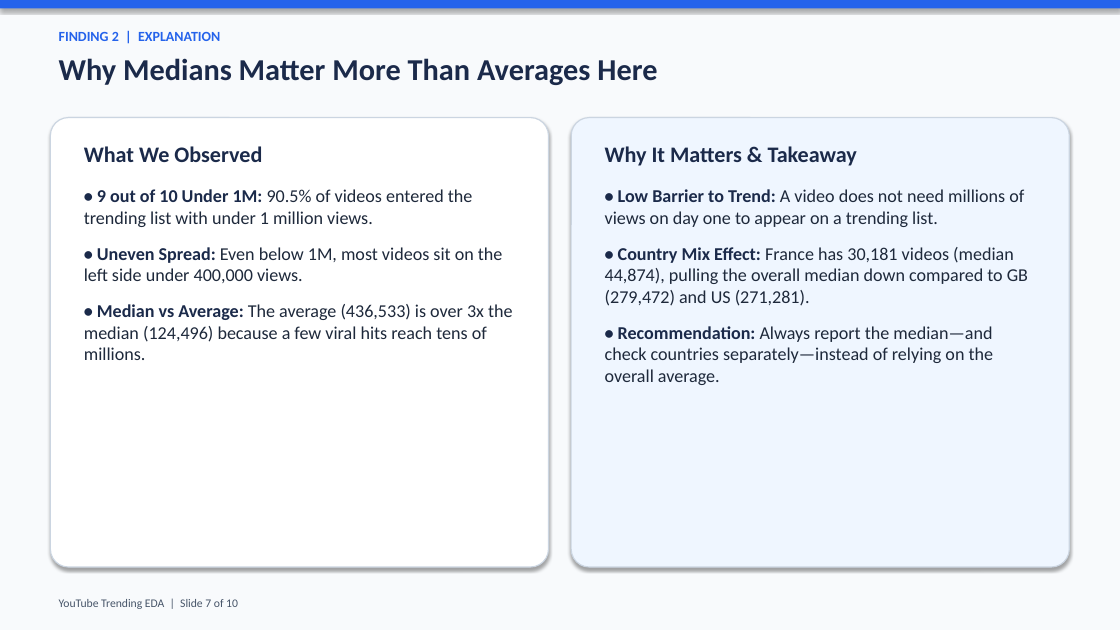
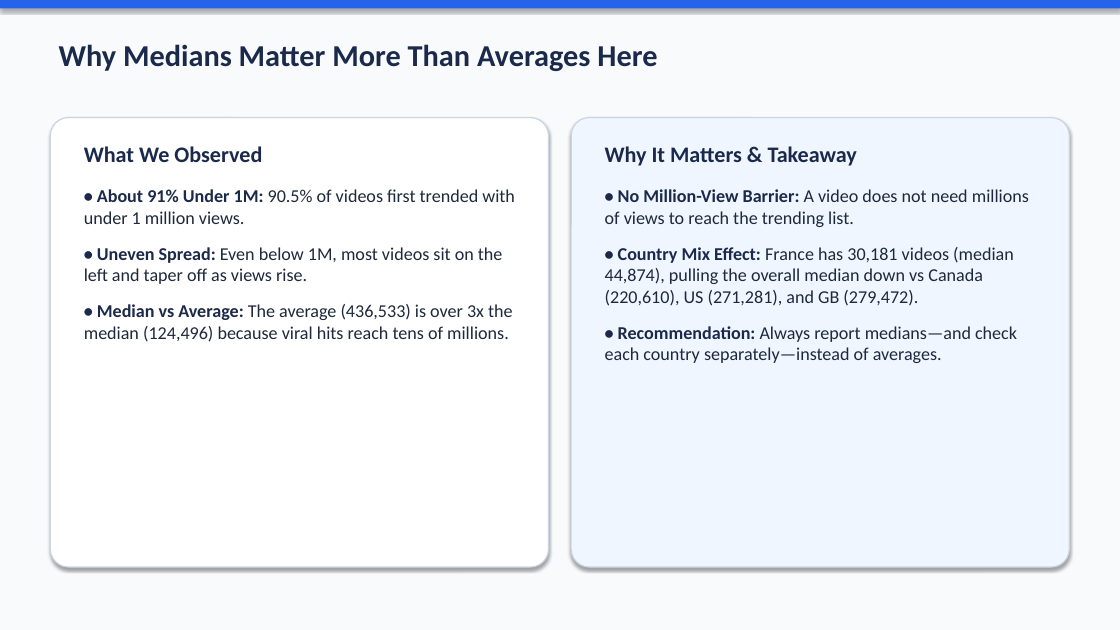
Before and after one commit to ImHamadAlqallaf/ga-eda-project, a slide deck: slide 7 of youtube_trending_eda.pptx. Drawn at 1120x630 pixels with LibreOffice and Linux fonts; fonts in the diff are those of the drawing. Boxes give left, top, right and bottom in pixels: in the first picture for what was removed or moved away, otherwise in the second. Text is boxed around its words. In the diff, an @@ line names an element or a change of style, - is before the commit and + after.

```diff
--- a/youtube_trending_eda.pptx
+++ b/youtube_trending_eda.pptx
@@ text "Why Medians Matter More Than ...": place and size @@
-text "Why Medians Matter More Than ..." at bbox=[59, 58, 657, 85]
+text "Why Medians Matter More Than ..." at bbox=[59, 44, 657, 71]
@@ text removed at bbox=[59, 32, 220, 41] @@
-FINDING 2 | EXPLANATION
@@ text at bbox=[84, 189, 515, 342]: text changed @@
-• 9 out of 10 Under 1M: 90.5% of videos entered the trending list with under 1 million views.
-• Uneven Spread: Even below 1M, most videos sit on the left side under 400,000 views.
-• Median vs Average: The average (436,533) is over 3x the median (124,496) because a few viral hits reach tens of millions.
+• About 91% Under 1M: 90.5% of videos first trended with under 1 million views.
+• Uneven Spread: Even below 1M, most videos sit on the left and taper off as views rise.
+• Median vs Average: The average (436,533) is over 3x the median (124,496) because viral hits reach tens of millions.
@@ text at bbox=[605, 189, 1029, 363]: text changed @@
-• Low Barrier to Trend: A video does not need millions of views on day one to appear on a trending list.
-• Country Mix Effect: France has 30,181 videos (median 44,874), pulling the overall median down compared to GB (279,472) and US (271,281).
-• Recommendation: Always report the median—and check countries separately—instead of relying on the overall average.
+• No Million-View Barrier: A video does not need millions of views to reach the trending list.
+• Country Mix Effect: France has 30,181 videos (median 44,874), pulling the overall median down vs Canada (220,610), US (271,281), and GB (279,472).
+• Recommendation: Always report medians—and check each country separately—instead of averages.
@@ text removed at bbox=[59, 599, 238, 609] @@
-YouTube Trending EDA | Slide 7 of 10
```
Also in this commit, not shown: 8 other slides changed, 2 other files.
